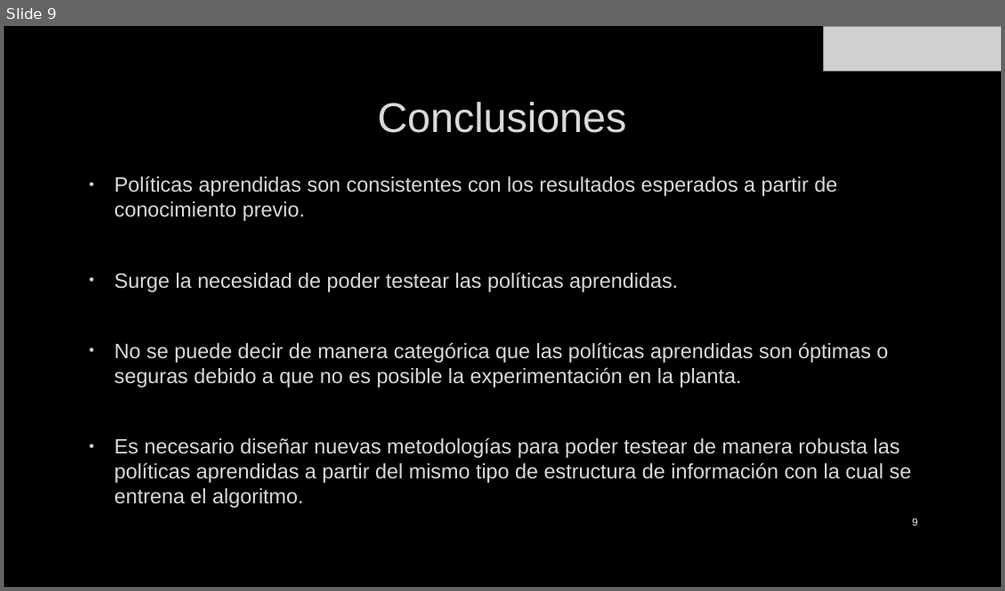
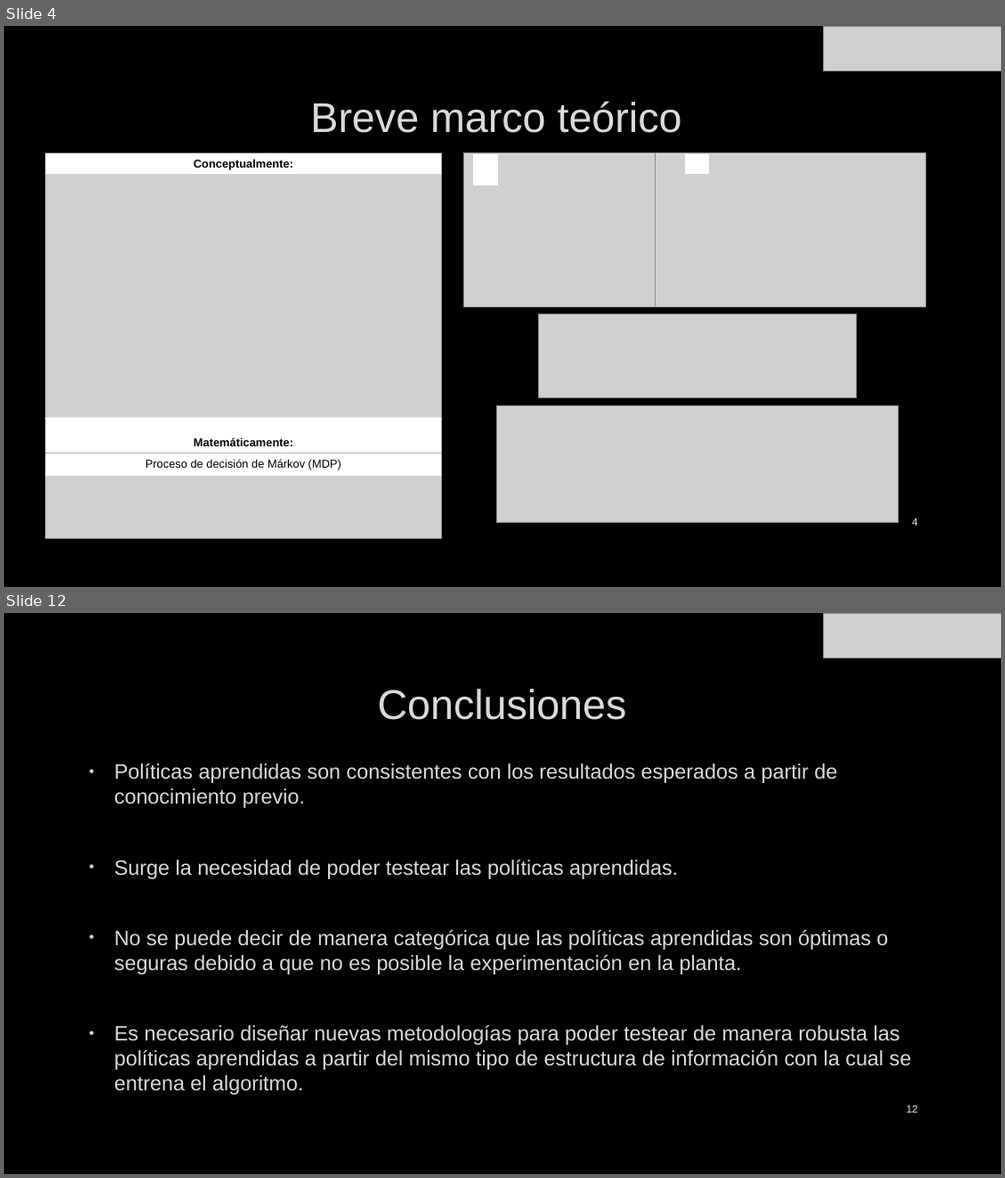
Before and after one commit to JLCdata/Reinforcement-Learning, a slide deck: Proyecto final - Offline Reinforcement Learning/Presentación final.pptx. Shown one above the other, each under a label of ours: slide 9 before the commit, slides 4 and 12 after it; the slides between them are not shown. The pictures are 1005x591 and 1005x1178 pixels, drawn with LibreOffice and Linux fonts; fonts in the diff are those of the drawing; grey boxes stand for pictures; background and template pictures are left out. Boxes give left, top, right and bottom in pixels: in the first picture for what was removed or moved away, otherwise in the second. Text is boxed around its words. In the diff, an @@ line names an element or a change of style, - is before the commit and + after.

```diff
--- a/Proyecto final - Offline Reinforcement Learning/Presentación final.pptx
+++ b/Proyecto final - Offline Reinforcement Learning/Presentación final.pptx
@@ slide 4 added at (4, 26, 1001, 587), background picture (left out) @@
@@ picture added at (824, 26, 1001, 70) @@
@@ title added at (310, 101, 682, 133), 40 pt, text #DADADA @@
+Breve marco teórico
@@ picture added at (464, 153, 655, 306) @@
@@ rectangle added at (474, 155, 497, 184), fill #FFFFFF, outline #FFFFFF 0.75 pt @@
@@ picture added at (655, 153, 925, 306) @@
@@ rectangle added at (685, 155, 708, 174), fill #FFFFFF, outline #FFFFFF 0.75 pt @@
@@ picture added at (539, 314, 857, 398) @@
@@ group added at (45, 153, 442, 539): 3 rectangles, 2 pictures @@
+Conceptualmente:
+Proceso de decisión de Márkov (MDP)
+Matemáticamente:
@@ picture added at (497, 405, 898, 523) @@
@@ page number added at (912, 518, 917, 525), 10 pt, text #F2F2F2 @@
+4
@@ what was slide 9 is now slide 12 @@
@@ page number at (906, 1105, 918, 1112): text changed @@
-9
+12
```
Also in this commit, not shown: 7 slides changed, 2 other slides added, 8 other files.
